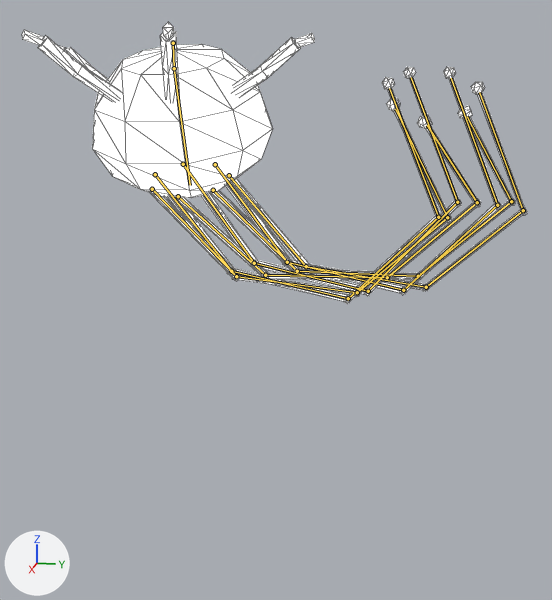
Two versions of the glTF model assets/models/creatures/cr_hanger.glb, one commit apart.
Both versions are drawn from a 50 mm lens placed at (3.18, 1.07, -0.28), pointed at (-0.32, 0.37, -1.15). Lighting does not change. The marker at lower left points along +X, +Y and +Z. The older version comes first. Both versions are drawn at frame 6 of the action 'grab'; the numbers are the values there. The bones that bend it are drawn over the model as lines. Mesh edges are drawn as thin lines.

Names of what the first picture shows: 'cr_hanger'.
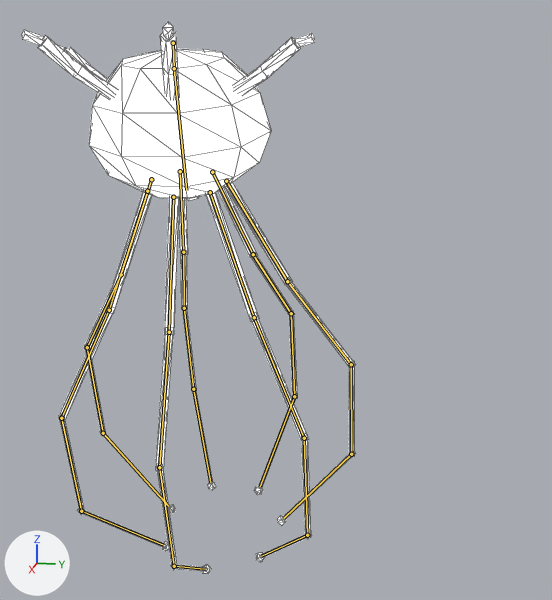
Pixel boxes [x1, y1, x2, y2] of what changed, in the pictures (552 x 600 px):
'cr_hanger', posed (34% narrower, 95% taller)
    before: [22, 22, 527, 304]
    after: [22, 22, 355, 574]
bone 'body', root to tip
    before: (174, 68) to (190, 185)
    after: (174, 68) to (186, 190)
bone 'tendril_0_0', root to tip
    before: (178, 196) to (265, 275)
    after: (173, 197) to (169, 332)
bone 'tendril_0_1', root to tip
    before: (265, 275) to (387, 277)
    after: (169, 332) to (159, 467)
bone 'tendril_0_2', root to tip
    before: (387, 277) to (477, 202)
    after: (159, 467) to (174, 566)
bone 'tendril_0_3', root to tip
    before: (477, 202) to (427, 125)
    after: (174, 566) to (205, 569)
bone 'tendril_1_0', root to tip
    before: (213, 190) to (297, 271)
    after: (210, 192) to (254, 317)
bone 'tendril_1_1', root to tip
    before: (297, 271) to (418, 276)
    after: (254, 317) to (304, 438)
bone 'tendril_1_2', root to tip
    before: (418, 276) to (511, 201)
    after: (304, 438) to (307, 535)
bone 'tendril_1_3', root to tip
    before: (511, 201) to (467, 116)
    after: (307, 535) to (261, 556)
bone 'tendril_2_0', root to tip
    before: (229, 175) to (306, 266)
    after: (226, 181) to (287, 281)
bone 'tendril_2_1', root to tip
    before: (306, 266) to (426, 287)
    after: (287, 281) to (351, 364)
bone 'tendril_2_2', root to tip
    before: (426, 287) to (523, 210)
    after: (351, 364) to (351, 454)
bone 'tendril_2_3', root to tip
    before: (523, 210) to (479, 92)
    after: (351, 454) to (284, 518)
bone 'tendril_3_0', root to tip
    before: (215, 164) to (287, 262)
    after: (212, 172) to (253, 254)
bone 'tendril_3_1', root to tip
    before: (287, 262) to (403, 290)
    after: (253, 254) to (291, 313)
bone 'tendril_3_2', root to tip
    before: (403, 290) to (497, 205)
    after: (291, 313) to (294, 396)
bone 'tendril_3_3', root to tip
    before: (497, 205) to (451, 78)
    after: (294, 396) to (260, 486)
bone 'tendril_4_0', root to tip
    before: (183, 164) to (254, 263)
    after: (180, 171) to (183, 252)
bone 'tendril_4_1', root to tip
    before: (254, 263) to (368, 291)
    after: (183, 252) to (184, 308)
bone 'tendril_4_2', root to tip
    before: (368, 291) to (457, 202)
    after: (184, 308) to (193, 389)
bone 'tendril_4_3', root to tip
    before: (457, 202) to (411, 77)
    after: (193, 389) to (210, 482)
bone 'tendril_5_0', root to tip
    before: (155, 174) to (231, 271)
    after: (151, 179) to (121, 274)
bone 'tendril_5_1', root to tip
    before: (231, 271) to (348, 298)
    after: (121, 274) to (87, 347)
bone 'tendril_5_2', root to tip
    before: (348, 298) to (438, 217)
    after: (87, 347) to (103, 433)
bone 'tendril_5_3', root to tip
    before: (438, 217) to (389, 88)
    after: (103, 433) to (168, 506)
bone 'tendril_6_0', root to tip
    before: (152, 189) to (236, 276)
    after: (147, 191) to (109, 310)
bone 'tendril_6_1', root to tip
    before: (236, 276) to (357, 292)
    after: (109, 310) to (61, 418)
bone 'tendril_6_2', root to tip
    before: (357, 292) to (447, 217)
    after: (61, 418) to (81, 511)
bone 'tendril_6_3', root to tip
    before: (447, 217) to (395, 109)
    after: (81, 511) to (163, 545)

What the commit changed:
Bone 'body' (bone_body) turns from (0, 0, 20) to (0, 0, 14) degrees about its own x, y and z.
Bone 'tendril_0_0' (bone_tendril_0_0) turns from (35, 0, 14) to (0, 0, -26) degrees about its own x, y and z.
Bone 'tendril_0_1' (bone_tendril_0_1) turns from (46, 0, 14) to (0, 0, -6) degrees about its own x, y and z.
Bone 'tendril_0_2' (bone_tendril_0_2) turns from (56, 0, 14) to (0, 0, 32) degrees about its own x, y and z.
Bone 'tendril_0_3' (bone_tendril_0_3) turns from (67, 0, 14) to (0, 0, 42) degrees about its own x, y and z.
Bone 'tendril_1_0' (bone_tendril_1_0) turns from (35, 0, 13) to (20, 3, -16) degrees about its own x, y and z.
Bone 'tendril_1_1' (bone_tendril_1_1) turns from (46, 0, 13) to (5, 0, -4) degrees about its own x, y and z.
Bone 'tendril_1_2' (bone_tendril_1_2) turns from (56, 0, 13) to (-25, 4, 19) degrees about its own x, y and z.
Bone 'tendril_1_3' (bone_tendril_1_3) turns from (67, 0, 13) to (-32, 7, 25) degrees about its own x, y and z.
Bone 'tendril_2_0' (bone_tendril_2_0) turns from (35, 0, 1) to (25, -1, 6) degrees about its own x, y and z.
Bone 'tendril_2_1' (bone_tendril_2_1) turns from (46, 0, 1) to (6, 0, 1) degrees about its own x, y and z.
Bone 'tendril_2_2' (bone_tendril_2_2) turns from (56, 0, 1) to (-31, -2, -7) degrees about its own x, y and z.
Bone 'tendril_2_3' (bone_tendril_2_3) turns from (66, 0, 1) to (-41, -3, -9) degrees about its own x, y and z.
Bone 'tendril_3_0' (bone_tendril_3_0) turns from (35, 0, -11) to (11, -2, 23) degrees about its own x, y and z.
Bone 'tendril_3_1' (bone_tendril_3_1) turns from (45, 0, -11) to (3, 0, 5) degrees about its own x, y and z.
Bone 'tendril_3_2' (bone_tendril_3_2) turns from (56, 0, -11) to (-13, -3, -29) degrees about its own x, y and z.
Bone 'tendril_3_3' (bone_tendril_3_3) turns from (66, 0, -11) to (-17, -6, -37) degrees about its own x, y and z.
Bone 'tendril_4_0' (bone_tendril_4_0) turns from (35, 0, -15) to (-11, 2, 23) degrees about its own x, y and z.
Bone 'tendril_4_1' (bone_tendril_4_1) turns from (46, 0, -15) to (-3, 0, 5) degrees about its own x, y and z.
Bone 'tendril_4_2' (bone_tendril_4_2) turns from (56, 0, -15) to (13, 3, -29) degrees about its own x, y and z.
Bone 'tendril_4_3' (bone_tendril_4_3) turns from (67, 0, -15) to (17, 6, -37) degrees about its own x, y and z.
Bone 'tendril_5_0' (bone_tendril_5_0) turns from (35, 0, -8) to (-25, 1, 6) degrees about its own x, y and z.
Bone 'tendril_5_1' (bone_tendril_5_1) turns from (46, 0, -8) to (-6, 0, 1) degrees about its own x, y and z.
Bone 'tendril_5_2' (bone_tendril_5_2) turns from (56, 0, -8) to (31, 2, -7) degrees about its own x, y and z.
Bone 'tendril_5_3' (bone_tendril_5_3) turns from (66, 0, -8) to (41, 3, -9) degrees about its own x, y and z.
Bone 'tendril_6_0' (bone_tendril_6_0) turns from (35, 0, 5) to (-20, -3, -16) degrees about its own x, y and z.
Bone 'tendril_6_1' (bone_tendril_6_1) turns from (46, 0, 5) to (-5, 0, -4) degrees about its own x, y and z.
Bone 'tendril_6_2' (bone_tendril_6_2) turns from (56, 0, 5) to (25, -4, 19) degrees about its own x, y and z.
Bone 'tendril_6_3' (bone_tendril_6_3) turns from (67, 0, 5) to (32, -7, 25) degrees about its own x, y and z.
